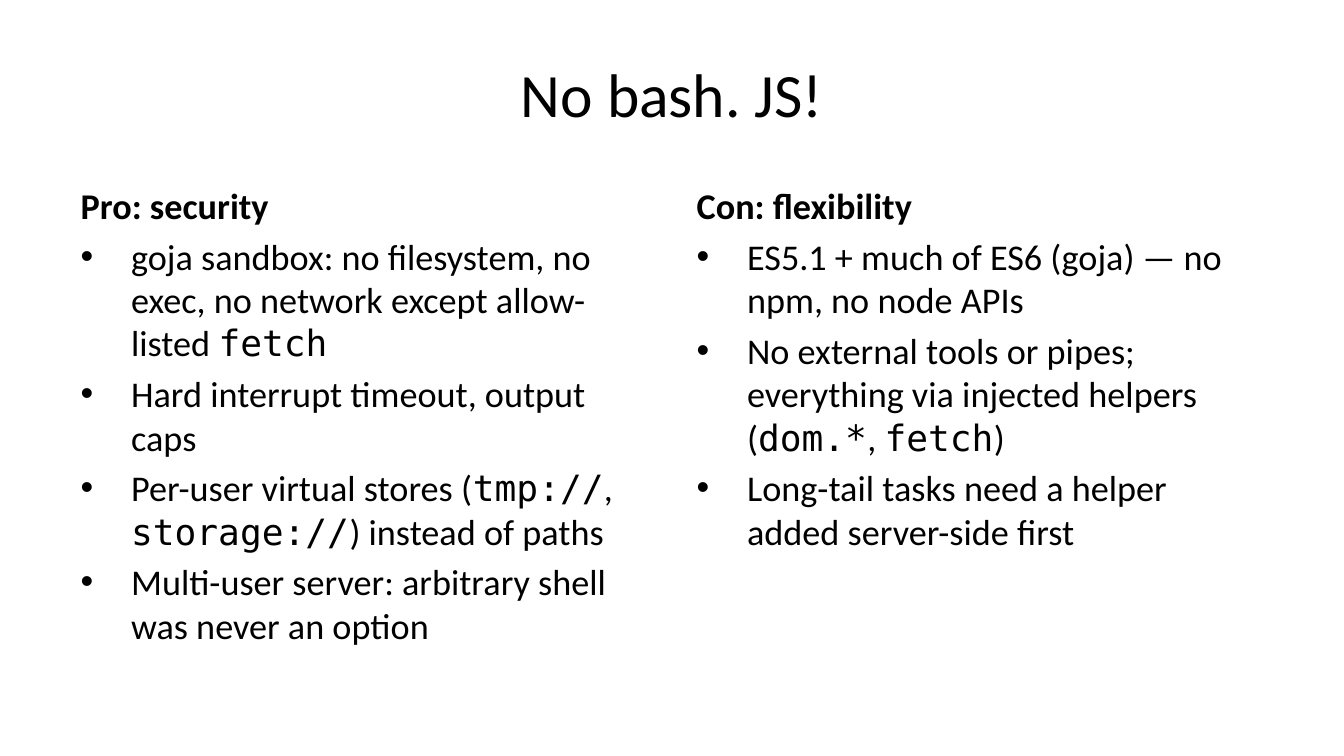
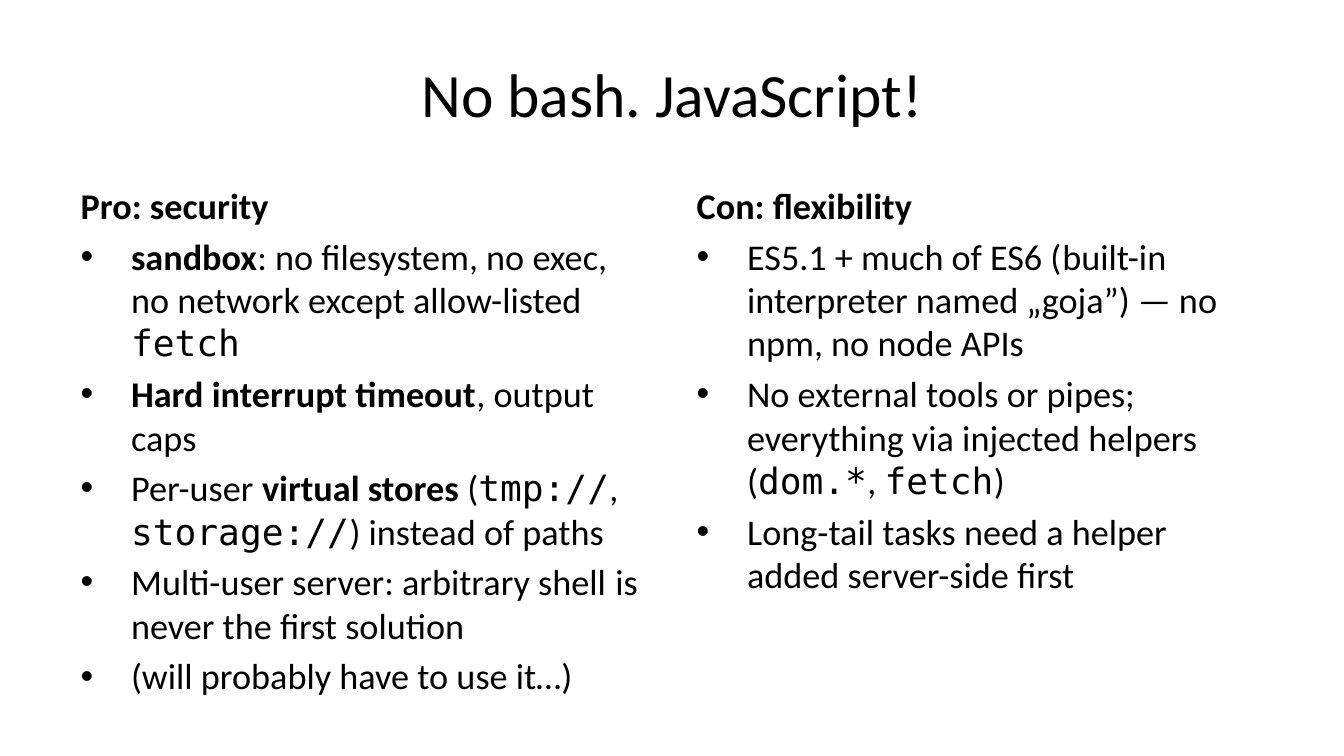
Before and after one commit to ivoras/harlequin, a slide deck: slide 23 of docs/croai2026/slides-pptx.pptx. Drawn at 1344x756 pixels with LibreOffice and Linux fonts; fonts in the diff are those of the drawing. Boxes give left, top, right and bottom in pixels: in the first picture for what was removed or moved away, otherwise in the second. Text is boxed around its words. In the diff, an @@ line names an element or a change of style, - is before the commit and + after.

```diff
--- a/docs/croai2026/slides-pptx.pptx
+++ b/docs/croai2026/slides-pptx.pptx
@@ title at [421, 74, 922, 127]: text changed @@
-No bash. JS!
+No bash. JavaScript!
@@ text at [131, 244, 608, 357]: text changed @@
-• goja sandbox: no filesystem, no exec, no network except allow-listed fetch
+• sandbox: no filesystem, no exec, no network except allow-listed fetch
@@ text at [747, 243, 1217, 362]: text changed @@
-• ES5.1 + much of ES6 (goja) — no npm, no node APIs
+• ES5.1 + much of ES6 (built-in interpreter named „goja”) — no npm, no node APIs
@@ text at [131, 381, 618, 553]: bold on in "Hard interrupt timeout,", "virtual stores" @@
@@ text at [131, 570, 637, 695]: text changed @@
-• Multi-user server: arbitrary shell was never an option
+• Multi-user server: arbitrary shell is never the first solution
+• (will probably have to use it…)
```
Also in this commit, not shown: 4 other slides changed, 1 slide added, 1 slide removed.
